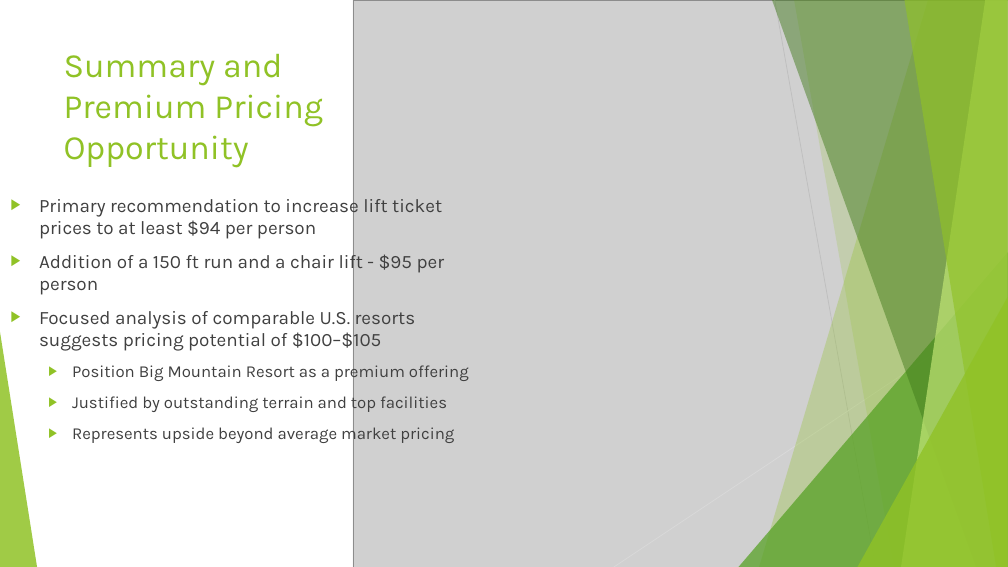
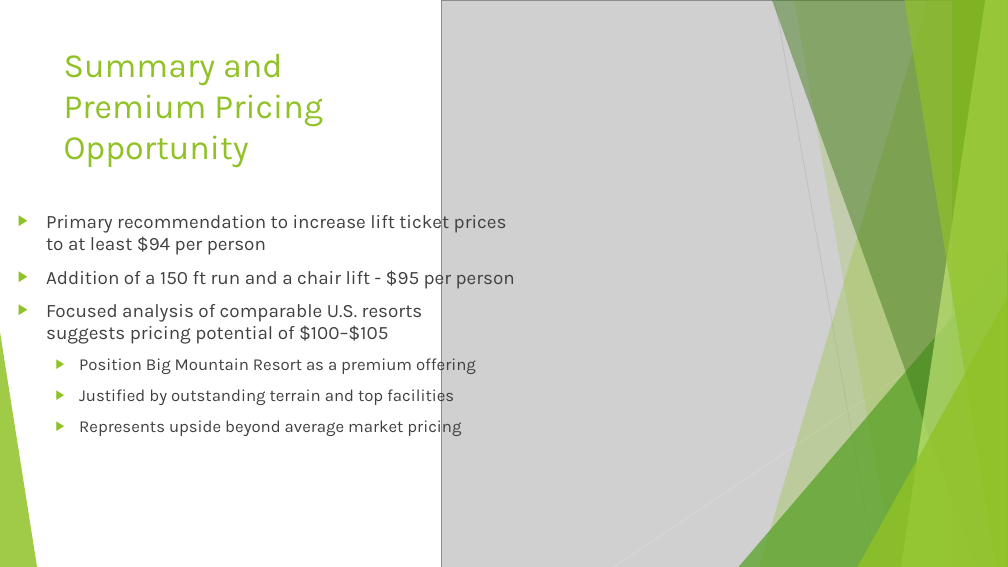
Before and after one commit to vsofiyev/Springboard, a slide deck: slide 8 of Big Mountain Resort Executive Presentation.pptx. Drawn at 1008x567 pixels with LibreOffice and Linux fonts; fonts in the diff are those of the drawing; grey boxes stand for pictures. Boxes give left, top, right and bottom in pixels: in the first picture for what was removed or moved away, otherwise in the second. Text is boxed around its words. In the diff, an @@ line names an element or a change of style, - is before the commit and + after.

```diff
--- a/Big Mountain Resort Executive Presentation.pptx
+++ b/Big Mountain Resort Executive Presentation.pptx
@@ picture: place and size @@
-picture at [353,0,1008,567]
+picture at [442,0,952,567]
@@ text "Primary recommendation to increase lift ..." rewrapped from [39,195,469,444] to [46,211,515,437] @@
```
